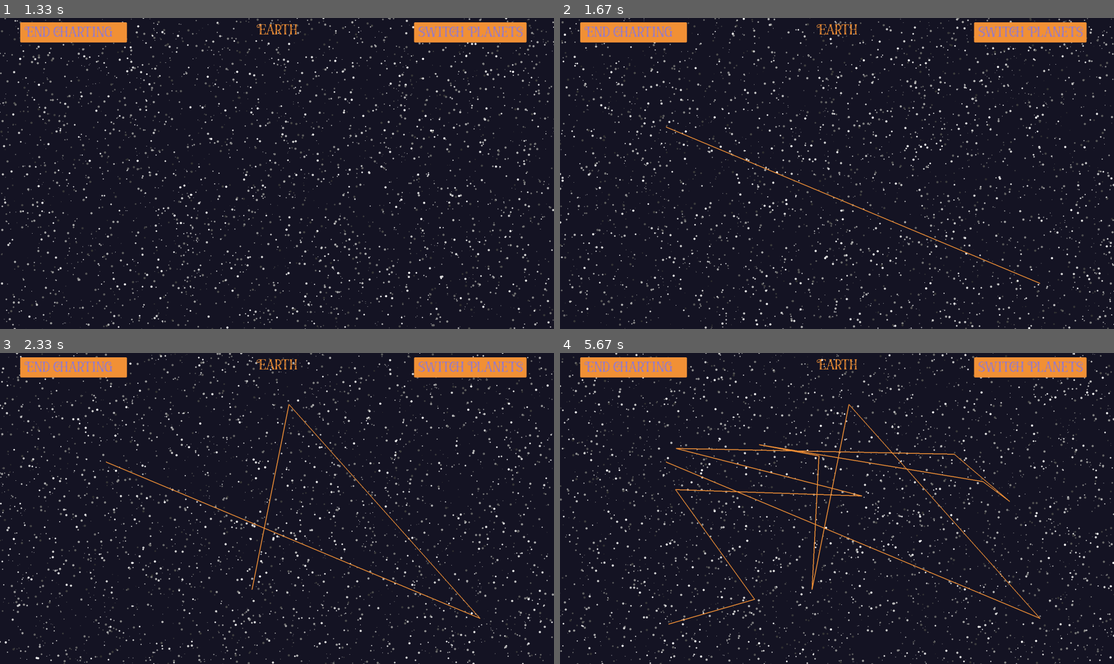
Above: before the commit, frames 1-4 (two rows, left to right).
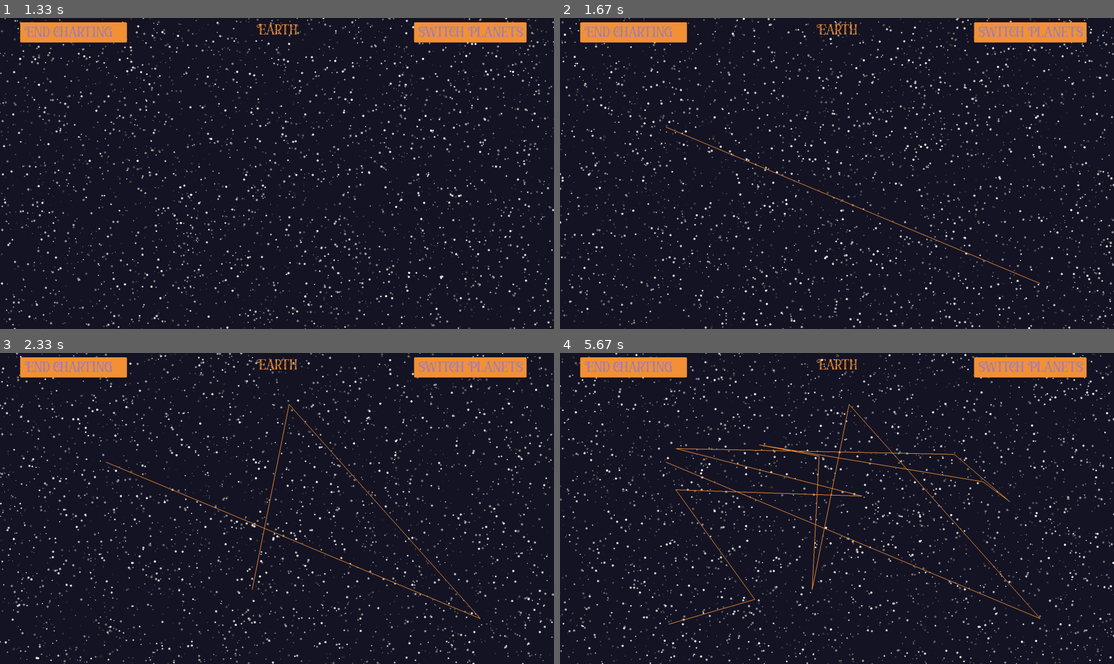
Above: after the commit, the same moments.

Repository: Nacho-Meter-Stick/exosky_continuation
Game: pygame game, started from pygame_test.py
Same seed, same stepped clock (60 frames per second), same inputs: the game is played once before the commit and once after it.
Inputs (mouse positions are in pixels of both pictures, inside the frame that each line leads up to):
- Up to frame 1 (1.33 s): click "Start" at 0.38 s; click "Start Charting" at 0.72 s; click (105, 126) at 1.05 s
- Up to frame 2 (1.67 s): click (1041, 282) at 1.38 s
- Up to frame 3 (2.33 s): click (288, 402) at 1.72 s; click (249, 589) at 2.05 s
- Up to frame 4 (5.67 s): click (820, 455) at 2.38 s; click (759, 443) at 2.72 s; click (981, 480) at 3.05 s; click (1008, 502) at 3.38 s; click (953, 452) at 3.72 s; click (676, 449) at 4.05 s; click (859, 496) at 4.38 s; click (676, 489) at 4.72 s; click (753, 598) at 5.05 s; click (670, 623) at 5.38 s

Frame 1 is identical in both runs. In frame 2, 0.2% of the frame differs, in the area x 19-87%, y 34-86%; in frame 3, 0.4%; in frame 4, 1.0%, in the area x 19-87%, y 16-88%.

Commit message:
Added exit and save buttons

Diff:
--- a/pygame_test.py
+++ b/pygame_test.py
@@ -5,31 +5,31 @@
 pygame.init()
 start_font = pygame.font.Font('./programFonts/font.ttf', 100)
 planet_font = pygame.font.Font('./programFonts/font.ttf', 50)
-title = start_font.render('Exosky Challenge!', False, '#907AD6')
+title_text = start_font.render('Exosky Challenge!', False, '#907AD6')
 start_text = start_font.render('Start', False, '#EEE3CE')
 switch_text = planet_font.render('Switch Planets', False, '#907AD6')
+exit_text = planet_font.render('Exit', False, '#907AD6')
+save_text = planet_font.render('Save', False, '#907AD6')
 
 pygame.display.set_caption('Exosky!')
 window_surface = pygame.display.set_mode((0, 0), pygame.FULLSCREEN) #or pygame.FULLSCREEN to have the window stay fullscreen (no bar at top) Two numbers indicate minimized size
 
 background = pygame.Surface((3000, 2000))
 background.fill(pygame.Color('#161525'))
-is_running = True
 pos = (-1, -1)
 mapping = False
 start = False
+saving = False
 planet_str = "Earth"
 constellation_str = 'Start Charting'
 arr = []
 temp_len = 0
 
-while is_running:
+while True:
     window_surface.blit(background, (0, 0))
     planet_text = planet_font.render(planet_str, False, '#F39237')
     constellation_text = planet_font.render(constellation_str, False, '#907AD6')
     for event in pygame.event.get():
-        if event.type == pygame.QUIT:
-            is_running = False
         if event.type == pygame.MOUSEBUTTONDOWN:
             if(mapping):
                 if(pos[0] != -1):
@@ -45,20 +45,24 @@
         pygame.draw.circle(window_surface, color,[randint(0, 1920), i], randint(1, 4), 0)
         pygame.draw.circle(window_surface, color,[randint(0, 1920), i], randint(1, 4), 0)
         pygame.draw.circle(window_surface, color,[randint(0, 1920), i], randint(1, 4), 0)
-    pygame.image.save(window_surface, "image.png")
     if not(start):
         start_button = pygame.draw.rect(window_surface,'#F39237', pygame.Rect(810, 710, 280, 95),  0, 3)
-        window_surface.blit(title, (525, 450))
+        window_surface.blit(title_text, (525, 450))
         window_surface.blit(start_text, (825, 705))
         if start_button.collidepoint(pos):
             start = True
     else:
-        text_rect = planet_text.get_rect(center=(1920/2, 40))
-        window_surface.blit(planet_text, text_rect)
-        switch_button = pygame.draw.rect(window_surface, '#F39237', pygame.Rect(1435, 15, 390, 70), 0, 3)
-        window_surface.blit(switch_text, (1450, 20))
-        constellation_button = pygame.draw.rect(window_surface, '#F39237', pygame.Rect(70, 15, 370, 70), 0, 3)
-        window_surface.blit(constellation_text, (85, 20))
+        if not(saving):
+            text_rect = planet_text.get_rect(center=(1920/2, 40))
+            window_surface.blit(planet_text, text_rect)
+            switch_button = pygame.draw.rect(window_surface, '#F39237', pygame.Rect(1435, 15, 390, 70), 0, 3)
+            window_surface.blit(switch_text, (1450, 20))
+            constellation_button = pygame.draw.rect(window_surface, '#F39237', pygame.Rect(70, 15, 370, 70), 0, 3)
+            window_surface.blit(constellation_text, (85, 20))
+            exit_button = pygame.draw.rect(window_surface, '#F39237', pygame.Rect(90, 1115, 130, 70), 0, 3)
+            window_surface.blit(exit_text, (100, 1120))
+            save_button = pygame.draw.rect(window_surface, '#F39237', pygame.Rect(1710, 1115, 120, 70), 0, 3)
+            window_surface.blit(save_text, (1720, 1120))
         if switch_button.collidepoint(pos):
             print("planet switch!!")
             pos = (-1, -1)
@@ -73,8 +77,16 @@
                 if temp_len != len(arr):
                     arr.pop();arr.pop();arr.pop();arr.pop();
             pos = (-1, -1)
+        if exit_button.collidepoint(pos):
+            exit()
         j = 0;
         for i in range(int(len(arr)/4)):
-            pygame.draw.line(window_surface, '#F39237', (arr[j], arr[j+1]), (arr[j+2], arr[j+3]), 3)
+            pygame.draw.line(window_surface, '#F39237', (arr[j], arr[j+1]), (arr[j+2], arr[j+3]), 2)
             j+=4
+        if saving:
+            pygame.image.save(window_surface, "image.png")
+            saving = False
+        if save_button.collidepoint(pos):
+            saving = True
+            pos = (-1, -1)
     pygame.display.update()
Binary file changed: image.png
